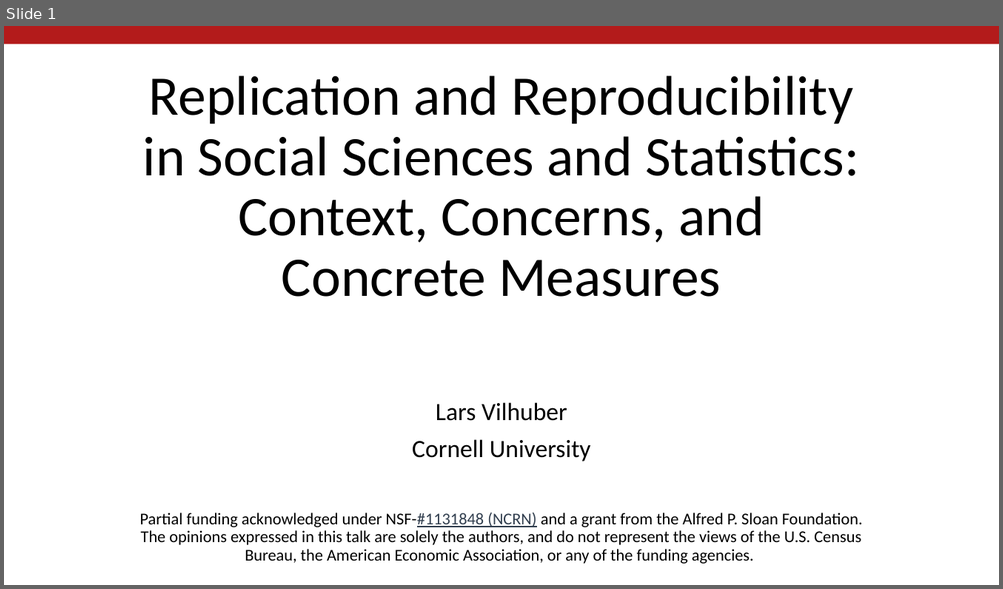
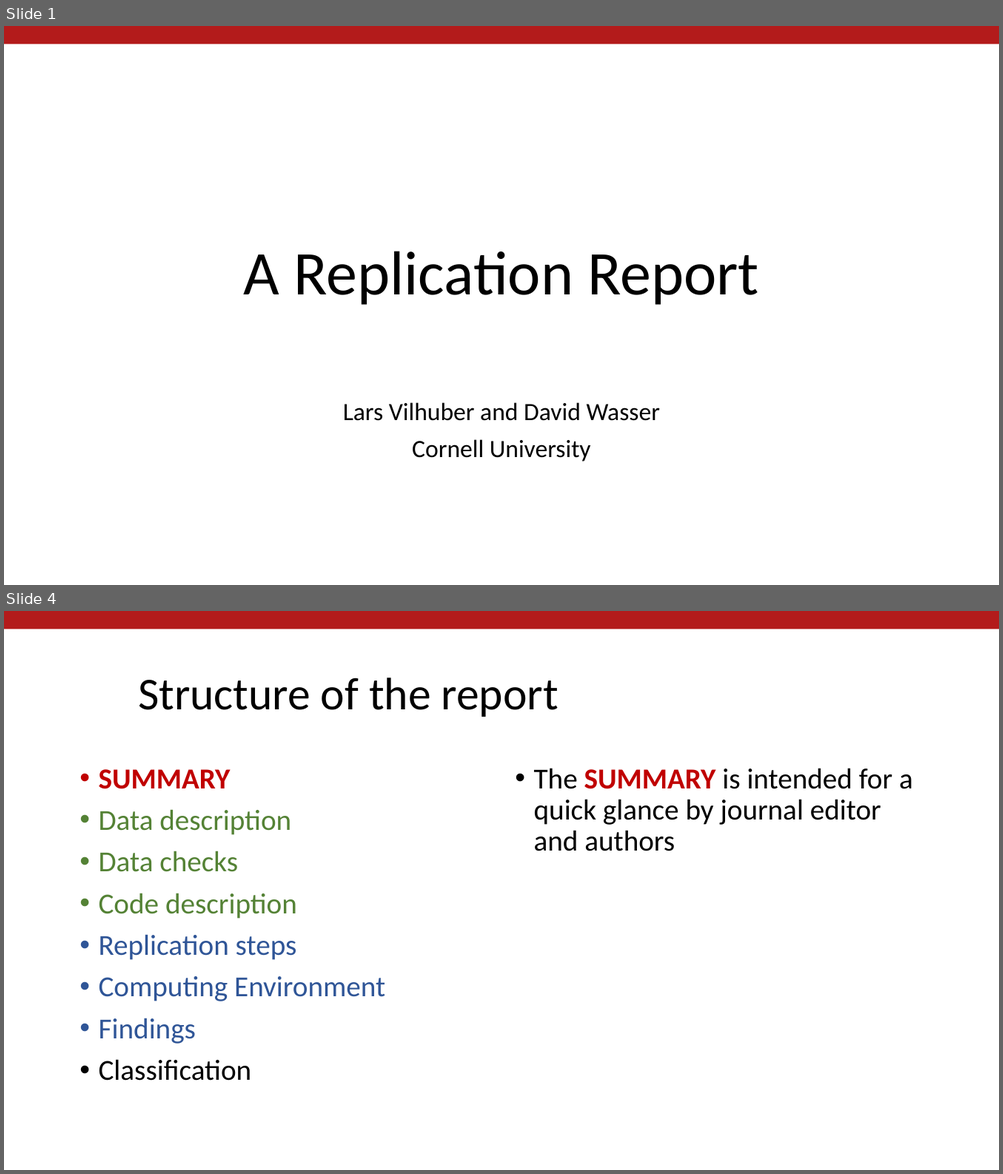
Before and after one commit to labordynamicsinstitute/replicability-training, a slide deck: Fall 2019/Overview-Motivation-AEA-Replication.pptx. Shown one above the other, each under a label of ours: slide 1 before the commit, slides 1 and 4 after it; the slides between them are not shown. The pictures are 1003x589 and 1003x1174 pixels, drawn with LibreOffice and Linux fonts; fonts in the diff are those of the drawing; background and template pictures are left out. Boxes give left, top, right and bottom in pixels: in the first picture for what was removed or moved away, otherwise in the second. Text is boxed around its words. In the diff, an @@ line names an element or a change of style, - is before the commit and + after.

```diff
--- a/Fall 2019/Overview-Motivation-AEA-Replication.pptx
+++ b/Fall 2019/Overview-Motivation-AEA-Replication.pptx
@@ slide 4 added at box(4, 611, 999, 1170), background #FFFFFF; not listed: 1 template element that a slide beside it also shows @@
@@ title added at box(138, 678, 558, 717), 44 pt, text #000000 @@
+Structure of the report
@@ text added at box(99, 769, 385, 1081), 28 pt, text #2F5597 @@
+• SUMMARY
+• Data description
+• Data checks
+• Code description
+• Replication steps
+• Computing Environment
+• Findings
+• Classification
@@ text added at box(534, 768, 913, 851), 28 pt, text #000000 @@
+• The SUMMARY is intended for a quick glance by journal editor and authors
@@ slide 1 changed as well @@
@@ title at box(244, 251, 759, 305): text changed; size 54 to 60 pt @@
-Replication and Reproducibility in Social Sciences and Statistics: Context, Concerns, and Concrete Measures
+A Replication Report
@@ subtitle at box(343, 403, 660, 421): text changed @@
-Lars Vilhuber
+Lars Vilhuber and David Wasser
@@ subtitle at box(140, 513, 862, 564): paragraph removed @@
-Partial funding acknowledged under NSF-#1131848 (NCRN) and a grant from the Alfred P. Sloan Foundation.
-The opinions expressed in this talk are solely the authors, and do not represent the views of the U.S. Census Bureau, the American Economic Association, or any of the funding agencies.
```
Also in this commit, not shown: 5 other slides added, 27 slides removed.
